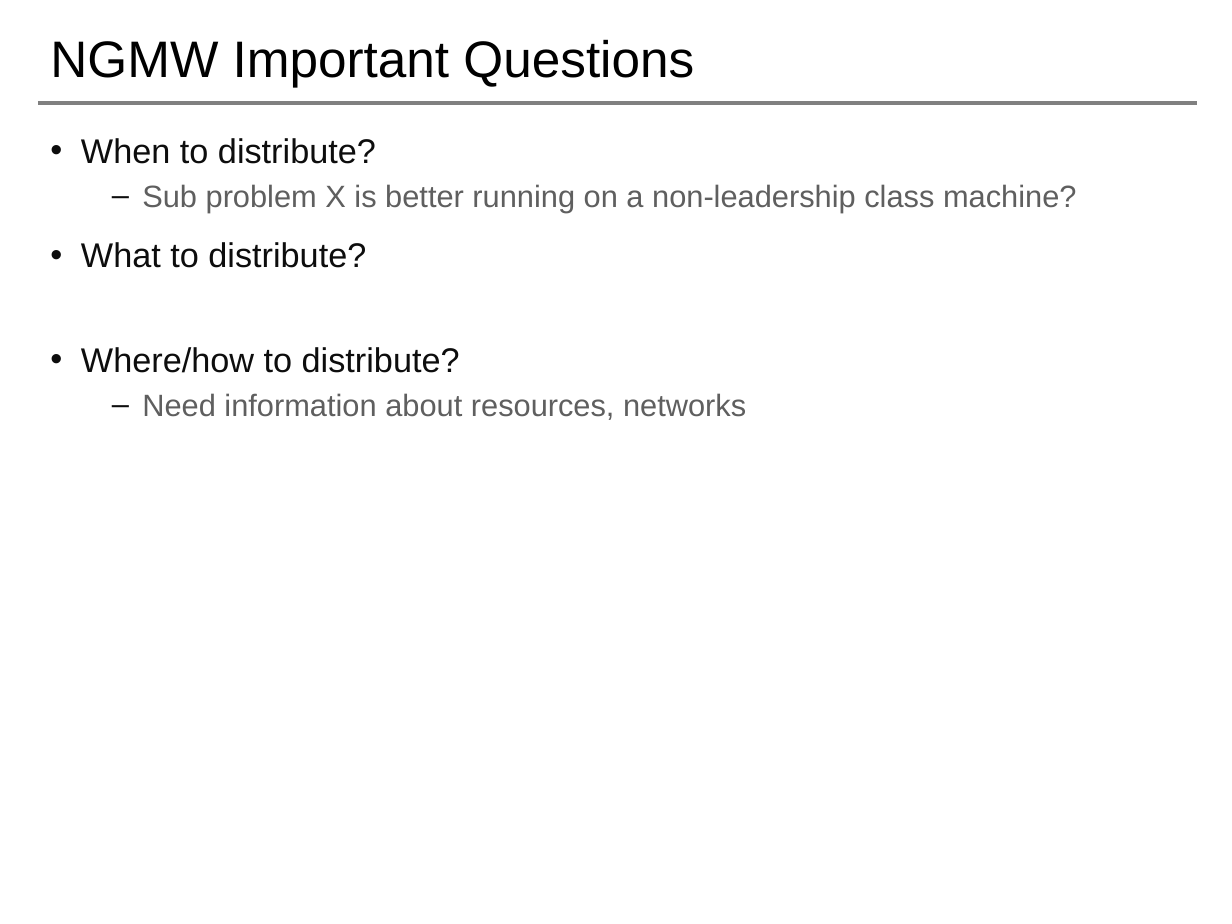
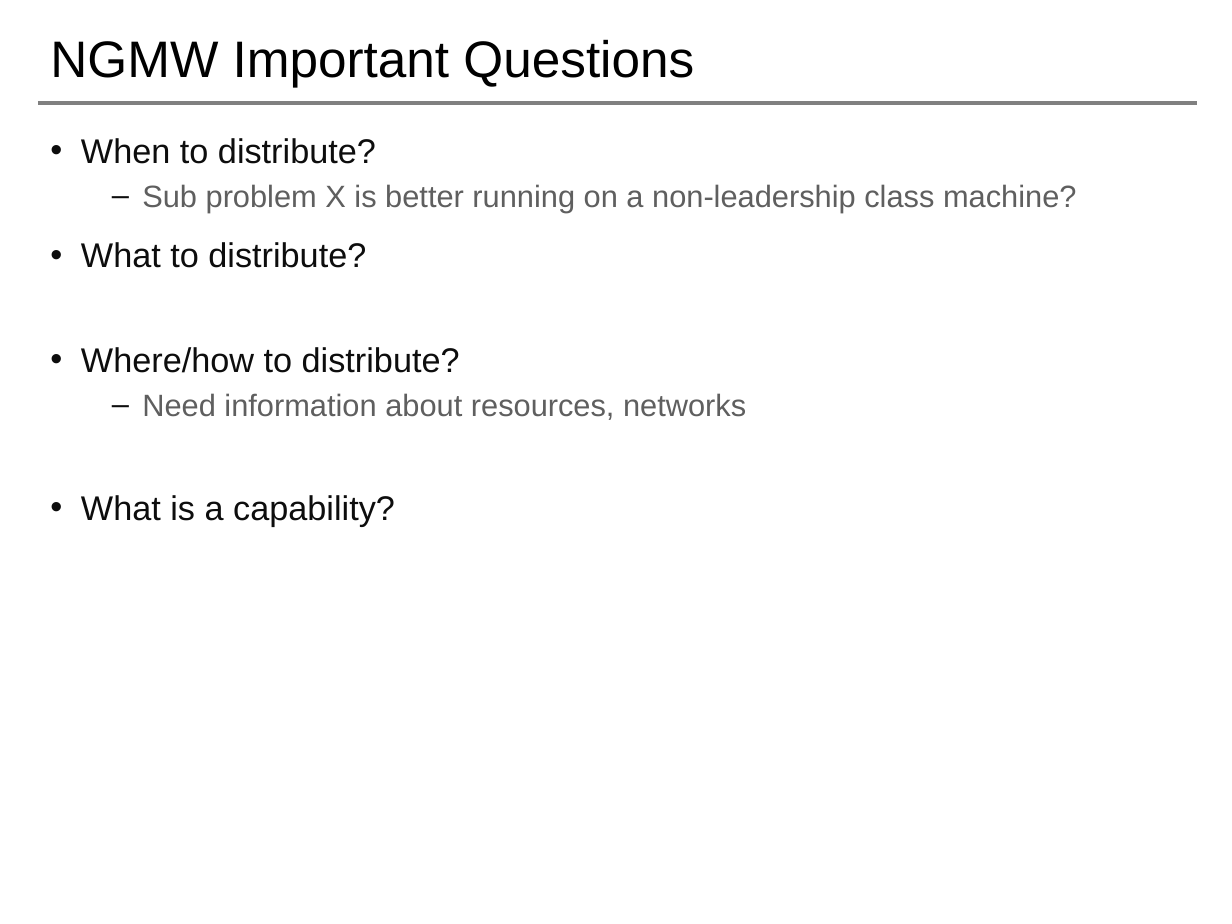
Before and after one commit to saga-project/NGMW, a slide deck: slide 4 of presentations/radical-modsim.pptx. Drawn at 1232x924 pixels with LibreOffice and Linux fonts; fonts in the diff are those of the drawing; background and template pictures are left out. Boxes give left, top, right and bottom in pixels: in the first picture for what was removed or moved away, otherwise in the second. Text is boxed around its words. In the diff, an @@ line names an element or a change of style, - is before the commit and + after.

```diff
--- a/presentations/radical-modsim.pptx
+++ b/presentations/radical-modsim.pptx
@@ text at bbox=[81, 495, 395, 527]: paragraph added @@
+• What is a capability?
```
Also in this commit, not shown: 3 other slides changed.
